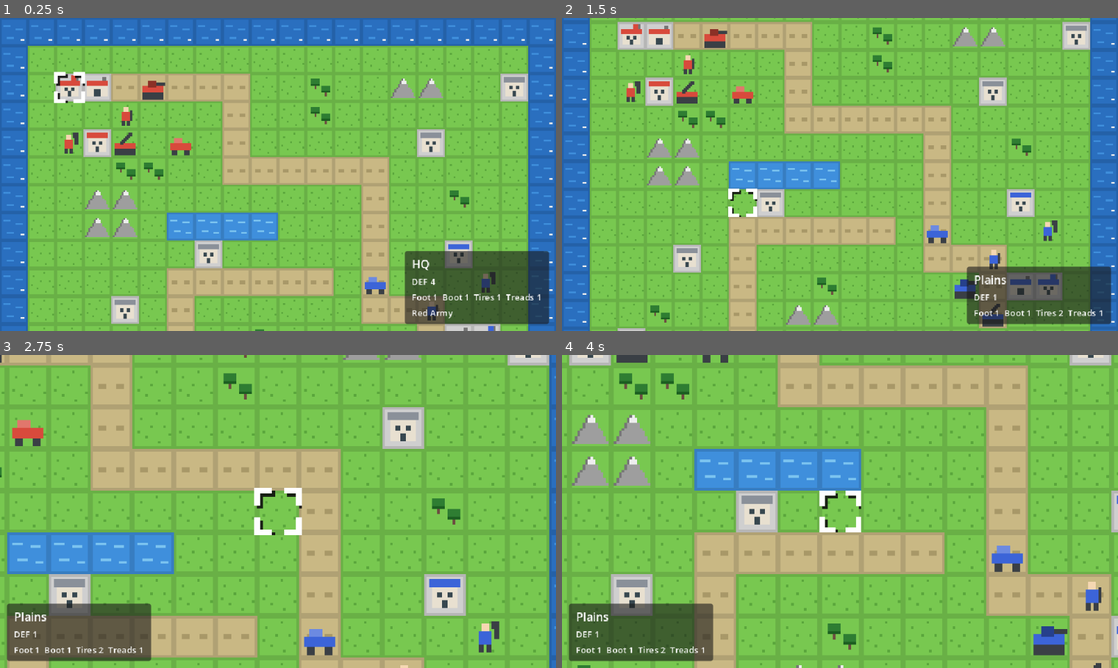
Above: before the commit, frames 1-4 (two rows, left to right).
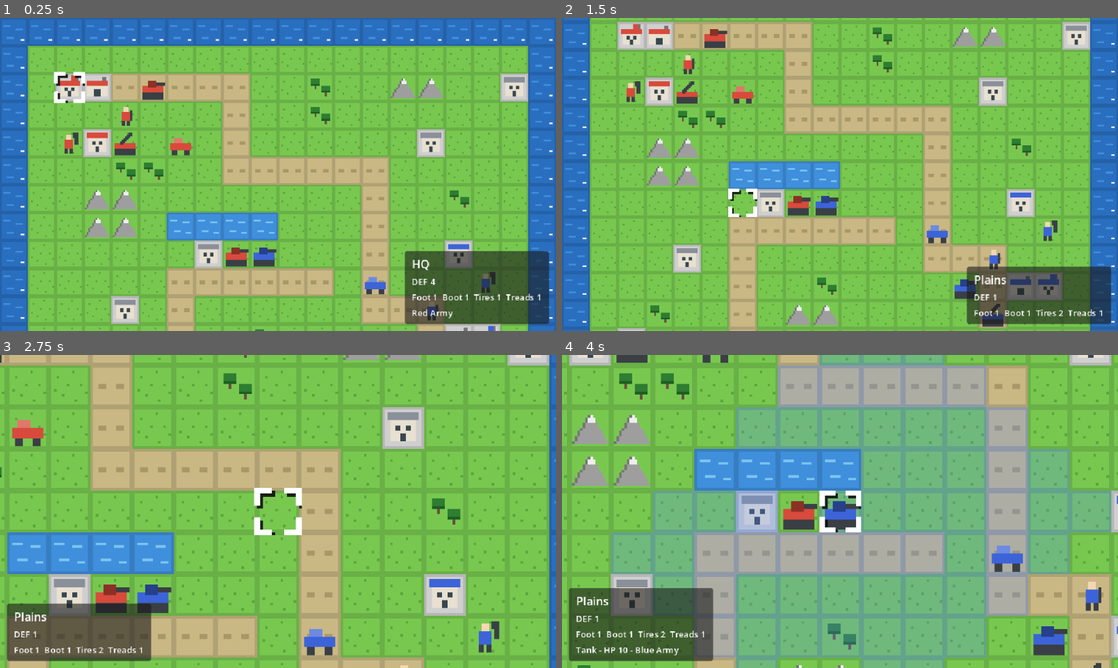
Above: after the commit, the same moments.

Repository: hanscanonico/advance_war_clone
Game: Godot game, scene res://scenes/battle/battle.tscn
The game is run twice, just before and just after one commit, with the same random seed, the same clock (stepped at 60 frames per second) and the same inputs.
Inputs (mouse positions are in pixels of both pictures, inside the frame that each line leads up to):
- Up to frame 1 (0.25 s): no input
- Up to frame 2 (1.5 s): tap Enter (confirm) at 0.5 s; move the mouse to (962, 158) at 0.52 s; hold Right (cursor_right) 0.53-1.25 s; hold Enter (confirm) 0.53-1.25 s; click (962, 158) at 0.67 s; drag from (728, 190) to (812, 237) at 1.27 s
- Up to frame 3 (2.75 s): move the mouse to (333, 442) at 2.02 s; hold Right (cursor_right) from 2.03 s (still down); hold Mouse wheel up (zoom_in) from 2.03 s (still down); tap Enter (confirm) at 2.3 s
- Up to frame 4 (4 s): release Right (cursor_right) at 2.75 s; release Mouse wheel up (zoom_in) at 2.75 s; drag from (812, 574) to (673, 464) at 2.77 s; move the mouse to (1006, 558) at 3.52 s; hold Left (cursor_left) from 3.53 s (still down); hold Shift from 3.53 s (still down); tap Enter (confirm) at 3.8 s

The runs differ from the first frame. In frame 1, 0.4% of the frame differs, in the area x 40-50%, y 73-80%; in frame 2, 0.4%; in frame 3, 0.9%; in frame 4, 56%, in the area x 1-99%, y 0-100%.

Commit message:
Add attack flow to battle scene
Fire menu entry, red target overlay, Atk/Counter damage preview, hit
flash and death fade, plus frontline tanks on the map and a scripted
attack demo that drives the full menu -> Fire -> resolve flow.

Co-Authored-By: Claude Fable 5 <noreply@anthropic.com>

Diff:
--- a/scenes/battle/battle.gd
+++ b/scenes/battle/battle.gd
@@ -7,13 +7,14 @@
 const MAP_PATH := "res://maps/first_steps.txt"
 const ATLAS_PATH := "res://assets/tiles/terrain_atlas.png"
 const OVERLAY_PATH := "res://assets/tiles/overlay.png"
+const DAMAGE_CHART_PATH := "res://data/damage_chart.tres"
 const ATLAS_SOURCE_ID := 0
 const MAX_ZOOM := 5.0
 const MOVE_STEP_SECONDS := 0.06
 
 const UNIT_SPRITE_SCENE := preload("res://scenes/battle/unit_sprite.tscn")
 
-enum State { IDLE, UNIT_SELECTED, ANIMATING, MENU }
+enum State { IDLE, UNIT_SELECTED, ANIMATING, MENU, TARGETING }
 
 const DIR_ACTIONS: Array = [
 	[&"cursor_up", Vector2i.UP],
@@ -24,12 +25,16 @@
 
 @onready var terrain_layer: TileMapLayer = $TerrainLayer
 @onready var move_overlay: TileMapLayer = $MoveOverlay
+@onready var attack_overlay: TileMapLayer = $AttackOverlay
 @onready var path_line: Line2D = $PathLine
 @onready var units_root: Node2D = $Units
 @onready var cursor: Sprite2D = $Cursor
 @onready var camera: Camera2D = $Camera2D
 @onready var terrain_panel: PanelContainer = %TerrainPanel
 @onready var action_menu: ActionMenu = %ActionMenu
+@onready var damage_preview: PanelContainer = %DamagePreview
+@onready var atk_label: Label = %AtkLabel
+@onready var counter_label: Label = %CounterLabel
 
 var db: TerrainDB
 var unit_db: UnitDB
@@ -41,6 +46,7 @@
 var selected: Unit
 var move_range: MovementResolver.MoveRange
 var planned_path: Array[Vector2i] = []
+var _attack_targets: Array[Vector2i] = []
 
 var _sprites: Dictionary = {}  # Unit -> UnitSprite
 var _zoom := 2.0
@@ -52,10 +58,12 @@
 	unit_db = UnitDB.load_default()
 	map = MapData.load_from_file(MAP_PATH, db)
 	assert(map != null, "failed to load %s" % MAP_PATH)
-	game = GameState.create(map, unit_db)
+	game = GameState.create(map, unit_db, load(DAMAGE_CHART_PATH))
 	assert(game != null, "failed to build game state from %s" % MAP_PATH)
+	game.rng.randomize()
 	terrain_layer.tile_set = _build_tile_set()
 	move_overlay.tile_set = _build_overlay_tile_set()
+	attack_overlay.tile_set = move_overlay.tile_set
 	_paint_map()
 	_spawn_unit_sprites()
 	action_menu.action_chosen.connect(_on_menu_action)
@@ -112,11 +120,16 @@
 			if move_range.has(cell) and move_range.can_stop_at(cell):
 				planned_path = move_range.path_to(cell)
 				_animate_move()
+		State.TARGETING:
+			if cell in _attack_targets:
+				_execute_attack(cell)
 
 
 func _cancel() -> void:
 	if state == State.UNIT_SELECTED:
 		_clear_selection()
+	elif state == State.TARGETING:
+		_exit_targeting_to_menu()
 
 
 func _select(unit: Unit) -> void:
@@ -132,8 +145,11 @@
 	selected = null
 	move_range = null
 	planned_path = []
+	_attack_targets = []
 	move_overlay.clear()
+	attack_overlay.clear()
 	path_line.clear_points()
+	damage_preview.visible = false
 	state = State.IDLE
 
 
@@ -154,15 +170,20 @@
 func _on_move_animation_done() -> void:
 	state = State.MENU
 	var dest: Vector2i = planned_path[planned_path.size() - 1]
-	action_menu.open([
-		{"id": &"wait", "label": "Wait"},
-		{"id": &"cancel", "label": "Cancel"},
-	], _screen_pos_for_cell(dest))
+	_attack_targets = _attackable_cells(selected, dest, planned_path.size() > 1)
+	var actions: Array[Dictionary] = []
+	if not _attack_targets.is_empty():
+		actions.append({"id": &"fire", "label": "Fire"})
+	actions.append({"id": &"wait", "label": "Wait"})
+	actions.append({"id": &"cancel", "label": "Cancel"})
+	action_menu.open(actions, _screen_pos_for_cell(dest))
 
 
 func _on_menu_action(action: StringName) -> void:
 	action_menu.close()
 	match action:
+		&"fire":
+			_enter_targeting()
 		&"wait":
 			var command := MoveCommand.new(selected, planned_path)
 			var error := command.validate(game)
@@ -204,6 +225,107 @@
 	_refresh_panel()
 
 
+# --- attack flow -------------------------------------------------------------
+
+
+## Enemy cells the unit could fire at from `dest`. Indirect units lose their
+## shot if they moved this turn.
+func _attackable_cells(unit: Unit, dest: Vector2i, moved: bool) -> Array[Vector2i]:
+	var cells: Array[Vector2i] = []
+	var type := unit.type
+	if type.max_range <= 0:
+		return cells
+	if type.min_range > 1 and moved:
+		return cells
+	for other in game.units:
+		if other.team == unit.team:
+			continue
+		var dist := absi(other.cell.x - dest.x) + absi(other.cell.y - dest.y)
+		if dist < type.min_range or dist > type.max_range:
+			continue
+		if game.damage_chart.can_attack(type.id, other.type.id):
+			cells.append(other.cell)
+	cells.sort()
+	return cells
+
+
+func _enter_targeting() -> void:
+	state = State.TARGETING
+	attack_overlay.clear()
+	for cell in _attack_targets:
+		attack_overlay.set_cell(cell, ATLAS_SOURCE_ID, Vector2i.ZERO)
+	_set_cursor_cell(_attack_targets[0])
+
+
+func _exit_targeting_to_menu() -> void:
+	attack_overlay.clear()
+	damage_preview.visible = false
+	_on_move_animation_done()  # recomputes targets and reopens the menu
+
+
+func _execute_attack(target_cell: Vector2i) -> void:
+	var target := game.unit_at(target_cell)
+	var command := AttackCommand.new(selected, planned_path, target_cell)
+	var error := command.validate(game)
+	if error != "":
+		# The UI only offers legal attacks, so this is a bug guard.
+		push_error("AttackCommand rejected: %s" % error)
+		_exit_targeting_to_menu()
+		return
+	var attacker := selected
+	attack_overlay.clear()
+	damage_preview.visible = false
+	path_line.clear_points()
+	state = State.ANIMATING
+	command.apply(game)
+	EventBus.unit_moved.emit(attacker)
+	await _animate_combat(command.result, attacker, target)
+	_clear_selection()
+	_refresh_panel()
+	_refresh_round_if_exhausted()
+
+
+func _animate_combat(
+	result: CombatResolver.CombatResult, attacker: Unit, defender: Unit
+) -> void:
+	var defender_sprite: UnitSprite = _sprites[defender]
+	var attacker_sprite: UnitSprite = _sprites[attacker]
+	attacker_sprite.refresh()  # snap to the committed destination
+	await defender_sprite.flash_hit()
+	if result.defender_died:
+		_sprites.erase(defender)
+		await defender_sprite.die()
+	else:
+		defender_sprite.refresh()
+	if result.countered:
+		await attacker_sprite.flash_hit()
+	if result.attacker_died:
+		_sprites.erase(attacker)
+		await attacker_sprite.die()
+	else:
+		attacker_sprite.refresh()
+
+
+func _update_damage_preview() -> void:
+	var target := game.unit_at(cursor_cell)
+	var valid := state == State.TARGETING and target != null and cursor_cell in _attack_targets
+	damage_preview.visible = valid
+	if not valid:
+		return
+	var dest: Vector2i = planned_path[planned_path.size() - 1]
+	var forecast := CombatResolver.forecast(game, selected, dest, target)
+	atk_label.text = "Atk %d%%" % forecast.attack_damage
+	counter_label.text = (
+		"Counter %d%%" % forecast.counter_damage if forecast.counter_damage >= 0
+		else "No counter"
+	)
+	var pos := _screen_pos_for_cell(cursor_cell) + Vector2(4, -34)
+	var view := get_viewport().get_visible_rect().size
+	if pos.x > view.x - 100.0:
+		pos.x -= 130.0
+	damage_preview.position = pos.max(Vector2(4, 4))
+
+
 # --- rendering ---------------------------------------------------------------
 
 
@@ -302,6 +424,8 @@
 		if move_range.has(cell) and move_range.can_stop_at(cell):
 			planned_path = move_range.path_to(cell)
 		_update_path_line()
+	elif state == State.TARGETING:
+		_update_damage_preview()
 	EventBus.cursor_moved.emit(cell)
 
 
@@ -312,10 +436,17 @@
 
 
 func _screen_pos_for_cell(cell: Vector2i) -> Vector2:
+	# Anchor to the camera's target (unsmoothed) position so UI placed during
+	# a camera glide lands where the view settles, not where it happens to be.
 	var world := _cell_center(cell) + Vector2(TILE, -TILE) / 2.0
 	var view_size := get_viewport().get_visible_rect().size
-	return (world - camera.get_screen_center_position()) * camera.zoom \
-		+ view_size / 2.0 + Vector2(6, 0)
+	var center := Vector2(
+		clampf(camera.position.x, view_size.x / (2.0 * camera.zoom.x),
+			camera.limit_right - view_size.x / (2.0 * camera.zoom.x)),
+		clampf(camera.position.y, view_size.y / (2.0 * camera.zoom.y),
+			camera.limit_bottom - view_size.y / (2.0 * camera.zoom.y))
+	)
+	return (world - center) * camera.zoom + view_size / 2.0 + Vector2(6, 0)
 
 
 func _start_cursor_pulse() -> void:
@@ -329,18 +460,51 @@
 # --- automated verification --------------------------------------------------
 
 
-## `Godot --path . -- --screenshot=/abs/path.png [--select=x,y]` boots the
-## scene, optionally selects the unit at (x,y) and previews its farthest move
-## (range overlay + path arrow), saves one frame, and quits.
+## `Godot --path . -- --screenshot=/abs/path.png [--select=x,y | --demo=MODE]`
+## boots the scene, optionally drives a demo, saves one frame, and quits.
+## --select previews a unit's movement; --demo=attack stops at the targeting
+## preview; --demo=resolve fires and captures the post-combat state.
 func _check_screenshot_mode() -> void:
 	var shot_path := ""
+	var select_cell := Vector2i(-1, -1)
+	var demo := ""
 	for arg in OS.get_cmdline_user_args():
 		if arg.begins_with("--screenshot="):
 			shot_path = arg.get_slice("=", 1)
 		elif arg.begins_with("--select="):
 			var parts := arg.get_slice("=", 1).split(",")
 			if parts.size() == 2:
-				_screenshot_demo_select(Vector2i(int(parts[0]), int(parts[1])))
+				select_cell = Vector2i(int(parts[0]), int(parts[1]))
+		elif arg.begins_with("--demo="):
+			demo = arg.get_slice("=", 1)
+	if demo != "":
+		_run_attack_demo(demo, shot_path)
+		return
+	if select_cell.x >= 0:
+		_screenshot_demo_select(select_cell)
+	if shot_path != "":
+		_save_screenshot_and_quit(shot_path)
+
+
+## Drives the real selection -> menu -> Fire -> target flow on the frontline
+## tanks, through the same handlers a player's input reaches.
+func _run_attack_demo(mode: String, shot_path: String) -> void:
+	await get_tree().process_frame
+	game.rng.seed = 2026  # deterministic demo
+	_confirm_at(Vector2i(8, 8))  # select the red tank
+	_confirm_at(Vector2i(8, 8))  # fire in place
+	while state != State.MENU:
+		await get_tree().process_frame
+	action_menu.choose(&"fire")
+	while state != State.TARGETING:
+		await get_tree().process_frame
+	if mode == "attack":
+		if shot_path != "":
+			_save_screenshot_and_quit(shot_path)
+		return
+	_confirm_at(cursor_cell)  # fire at the blue tank
+	while state != State.IDLE:
+		await get_tree().process_frame
 	if shot_path != "":
 		_save_screenshot_and_quit(shot_path)
 
--- a/scenes/battle/battle.tscn
+++ b/scenes/battle/battle.tscn
@@ -12,6 +12,9 @@
 
 [node name="MoveOverlay" type="TileMapLayer" parent="."]
 modulate = Color(0.35, 0.55, 1, 0.75)
+
+[node name="AttackOverlay" type="TileMapLayer" parent="."]
+modulate = Color(1, 0.35, 0.3, 0.8)
 
 [node name="PathLine" type="Line2D" parent="."]
 width = 3.0
@@ -96,3 +99,31 @@
 [node name="MenuRows" type="VBoxContainer" parent="UI/ActionMenu"]
 unique_name_in_owner = true
 layout_mode = 2
+
+[node name="DamagePreview" type="PanelContainer" parent="UI"]
+unique_name_in_owner = true
+visible = false
+offset_right = 96.0
+offset_bottom = 40.0
+
+[node name="PreviewMargin" type="MarginContainer" parent="UI/DamagePreview"]
+layout_mode = 2
+theme_override_constants/margin_left = 6
+theme_override_constants/margin_top = 4
+theme_override_constants/margin_right = 6
+theme_override_constants/margin_bottom = 4
+
+[node name="PreviewRows" type="VBoxContainer" parent="UI/DamagePreview/PreviewMargin"]
+layout_mode = 2
+
+[node name="AtkLabel" type="Label" parent="UI/DamagePreview/PreviewMargin/PreviewRows"]
+unique_name_in_owner = true
+layout_mode = 2
+theme_override_font_sizes/font_size = 10
+text = "Atk 50%"
+
+[node name="CounterLabel" type="Label" parent="UI/DamagePreview/PreviewMargin/PreviewRows"]
+unique_name_in_owner = true
+layout_mode = 2
+theme_override_font_sizes/font_size = 10
+text = "Counter 45%"
--- a/scenes/battle/unit_sprite.gd
+++ b/scenes/battle/unit_sprite.gd
@@ -27,3 +27,19 @@
 	modulate = ACTED_TINT if unit.acted else Color.WHITE
 	hp_label.visible = unit.displayed_hp() < 10
 	hp_label.text = str(unit.displayed_hp())
+
+
+## Quick white flash when taking a hit. Awaitable.
+func flash_hit() -> void:
+	var tween := create_tween()
+	tween.tween_property(self, "self_modulate", Color(4.0, 4.0, 4.0), 0.08)
+	tween.tween_property(self, "self_modulate", Color.WHITE, 0.12)
+	await tween.finished
+
+
+## Fade out and free. Awaitable; the caller must drop its reference first.
+func die() -> void:
+	var tween := create_tween()
+	tween.tween_property(self, "modulate:a", 0.0, 0.25)
+	await tween.finished
+	queue_free()
--- a/scenes/ui/action_menu.gd
+++ b/scenes/ui/action_menu.gd
@@ -26,7 +26,7 @@
 		button.focus_mode = Control.FOCUS_NONE
 		button.add_theme_font_size_override("font_size", 10)
 		var id: StringName = entry.id
-		button.pressed.connect(func() -> void: _choose(id))
+		button.pressed.connect(func() -> void: choose(id))
 		rows.add_child(button)
 		_ids.append(id)
 		_labels.append(entry.label)
@@ -51,15 +51,17 @@
 		_index = wrapi(_index + 1, 0, _ids.size())
 		_update_labels()
 	elif event.is_action_pressed(&"confirm"):
-		_choose(_ids[_index])
+		choose(_ids[_index])
 	elif event.is_action_pressed(&"cancel"):
-		_choose(&"cancel")
+		choose(&"cancel")
 	else:
 		return
 	get_viewport().set_input_as_handled()
 
 
-func _choose(id: StringName) -> void:
+## Public so scripted drivers (screenshot demos) exercise the same path as
+## the buttons and keyboard.
+func choose(id: StringName) -> void:
 	action_chosen.emit(id)
 
 
Not shown, changed: maps/first_steps.txt
Not shown, changed: .gitignore
